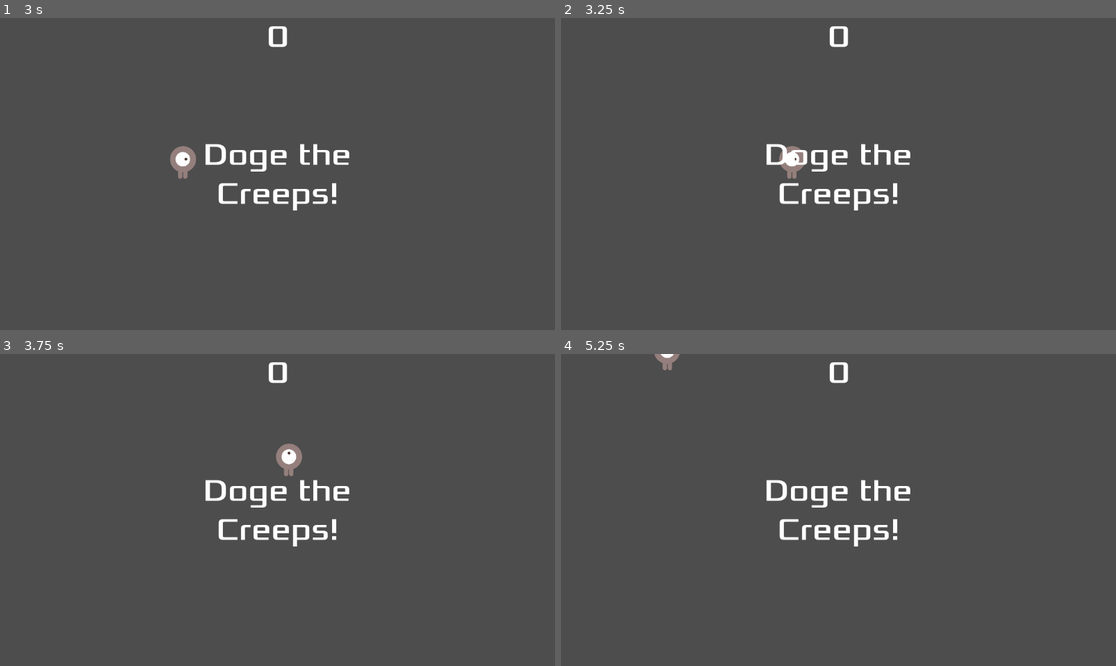
Above: before the commit, frames 1-4 (two rows, left to right).
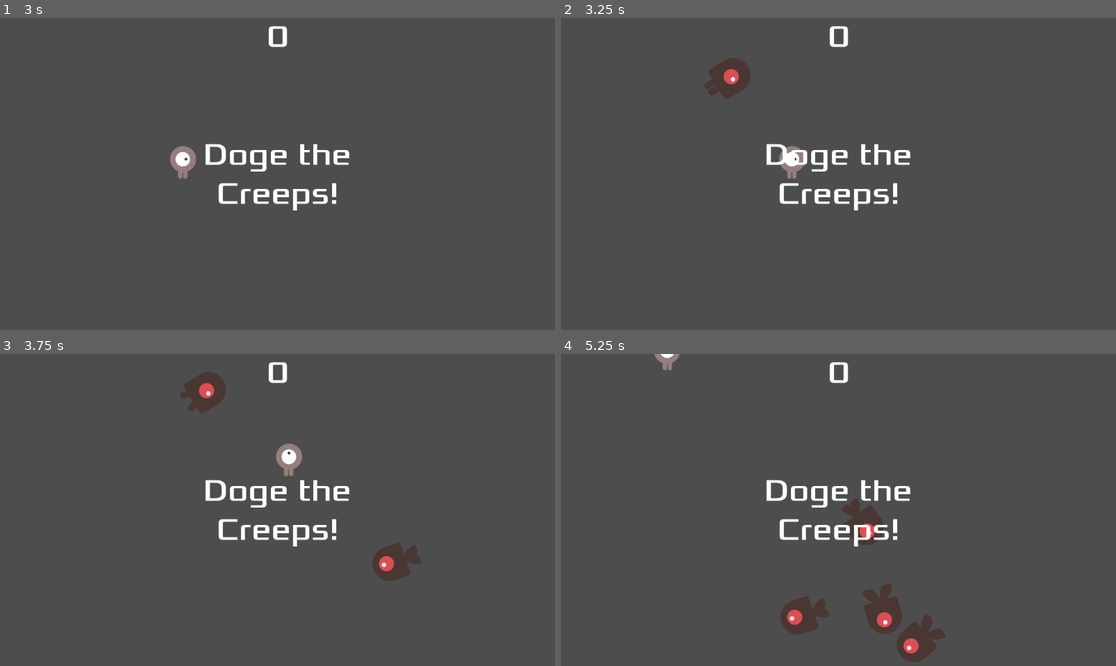
Above: after the commit, the same moments.

Repository: BOYZA408/ProjectMiniLearn2D
Game: Godot game, scene res://main.tscn
Same seed, same stepped clock (60 frames per second), same inputs: the game is played once before the commit and once after it.
Inputs:
- Up to frame 1 (3 s): click "Start" at 0.5 s; tap Enter at 1.25 s; hold Right (move_right) 1.28-2.03 s; hold Down (move_down) 2.03-2.78 s; hold Right (move_right) from 2.78 s (still down)
- Up to frame 2 (3.25 s): keep holding Right (move_right)
- Up to frame 3 (3.75 s): release Right (move_right) at 3.53 s; hold Up (move_up) from 3.53 s (still down)
- Up to frame 4 (5.25 s): release Up (move_up) at 4.28 s; hold Left (move_left) from 4.28 s (still down)

Frame 1 is identical in both runs. In frame 2, 0.7% of the frame differs, in the area x 25-35%, y 12-26%; in frame 3, 1.4%; in frame 4, 2.7%, in the area x 39-70%, y 46-99%.

Commit message:
add sign of hub to main

Diff:
--- a/main.gd
+++ b/main.gd
@@ -52,8 +52,11 @@
 func _on_score_timer_timeout() -> void:
 	score += 1
 
-
 func _on_start_timer_timeout() -> void:
 	print('_on_start_timer_timeout')
 	$MobTimer.start()
 	$ScoreTimer.start()
+
+
+func _on_hud_start_game() -> void:
+	pass # Replace with function body.
--- a/main.tscn
+++ b/main.tscn
@@ -38,3 +38,4 @@
 [connection signal="hit" from="Player" to="." method="game_over"]
 [connection signal="timeout" from="MobTimer" to="." method="_on_mob_timer_timeout"]
 [connection signal="timeout" from="StartTimer" to="." method="_on_start_timer_timeout"]
+[connection signal="start_game" from="HUD" to="." method="new_game"]
